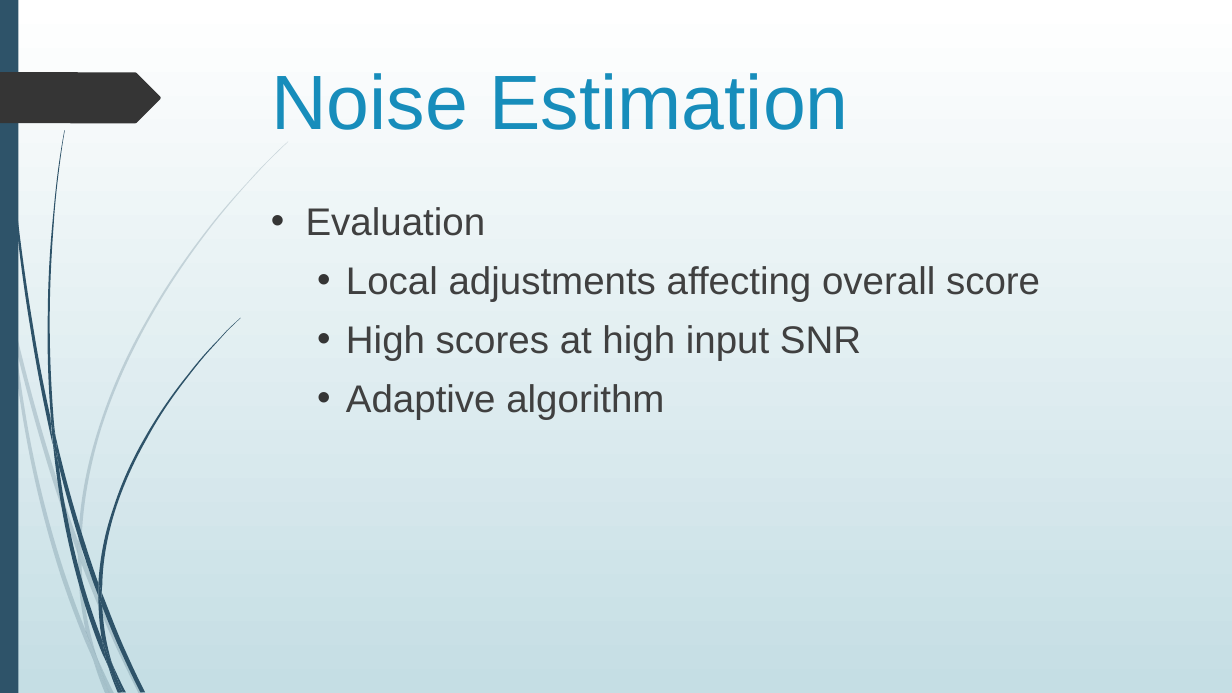
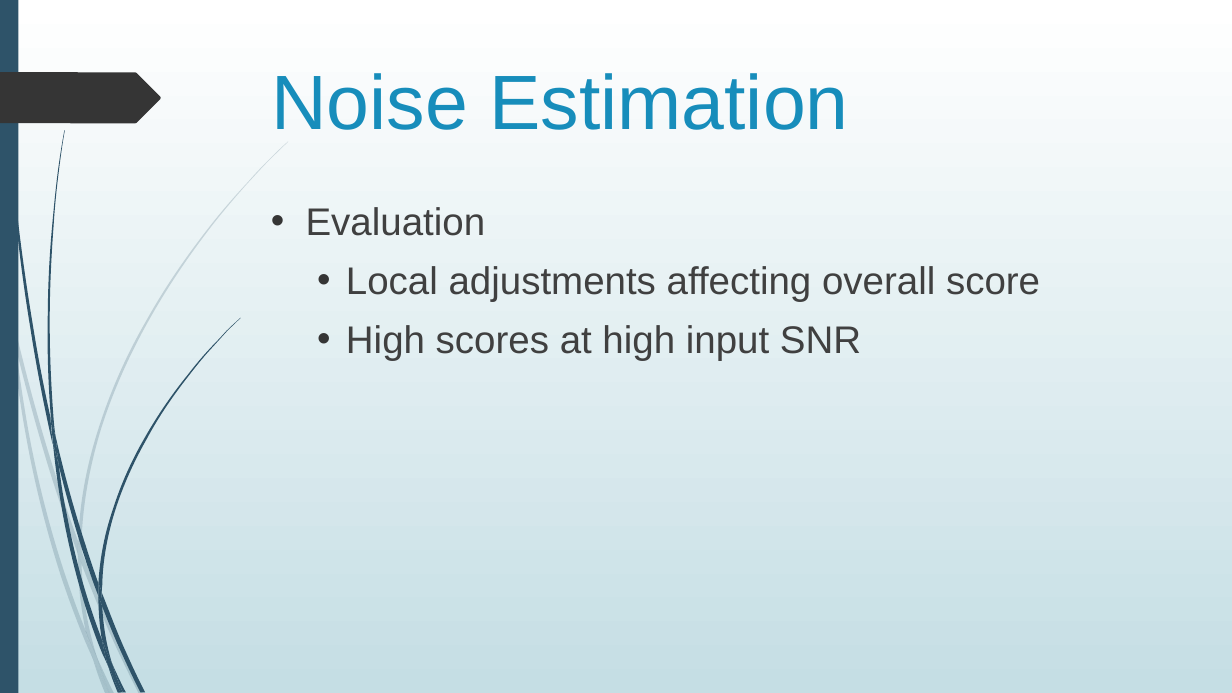
Before and after one commit to jygoh1/FinalYearProject, a slide deck: slide 21 of Presentation/draft_other.pptx (slide 25 before the commit). Drawn at 1232x693 pixels with LibreOffice and Linux fonts; fonts in the diff are those of the drawing. Boxes give left, top, right and bottom in pixels: in the first picture for what was removed or moved away, otherwise in the second. Text is boxed around its words. In the diff, an @@ line names an element or a change of style, - is before the commit and + after.

```diff
--- a/Presentation/draft_other.pptx
+++ b/Presentation/draft_other.pptx
@@ text at [346, 384, 664, 420]: paragraph removed @@
-  • Adaptive algorithm
```
Also in this commit, not shown: 13 other slides changed, 4 slides removed, 4 other files.
